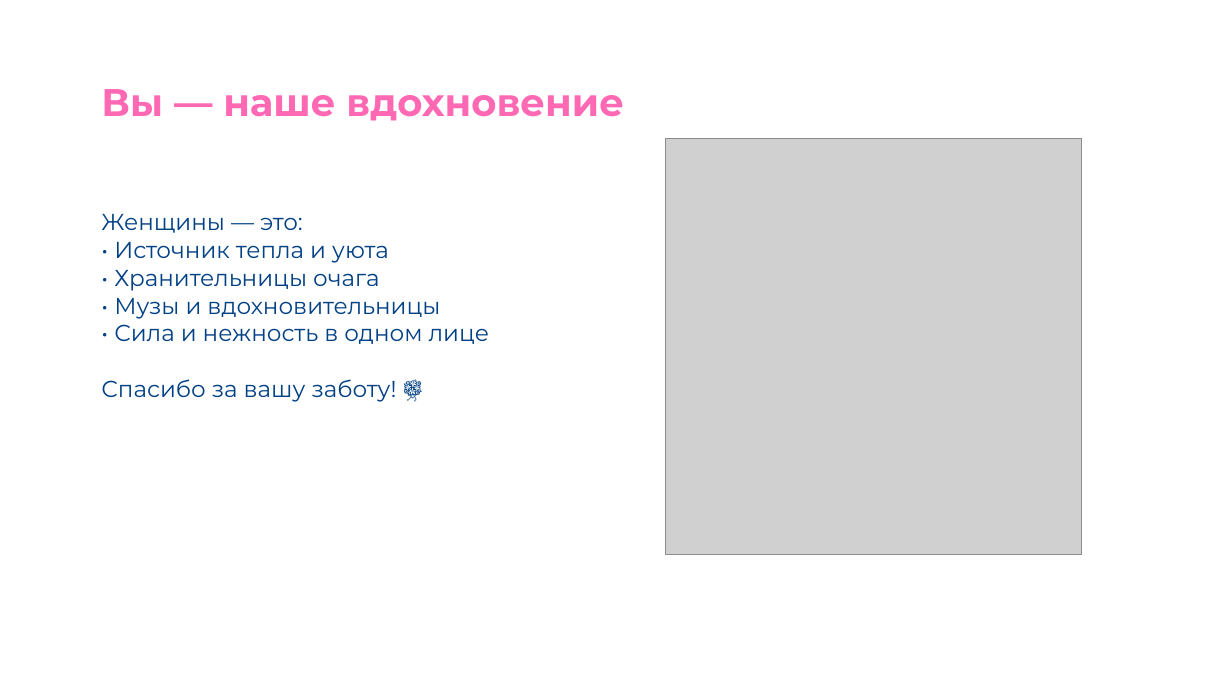
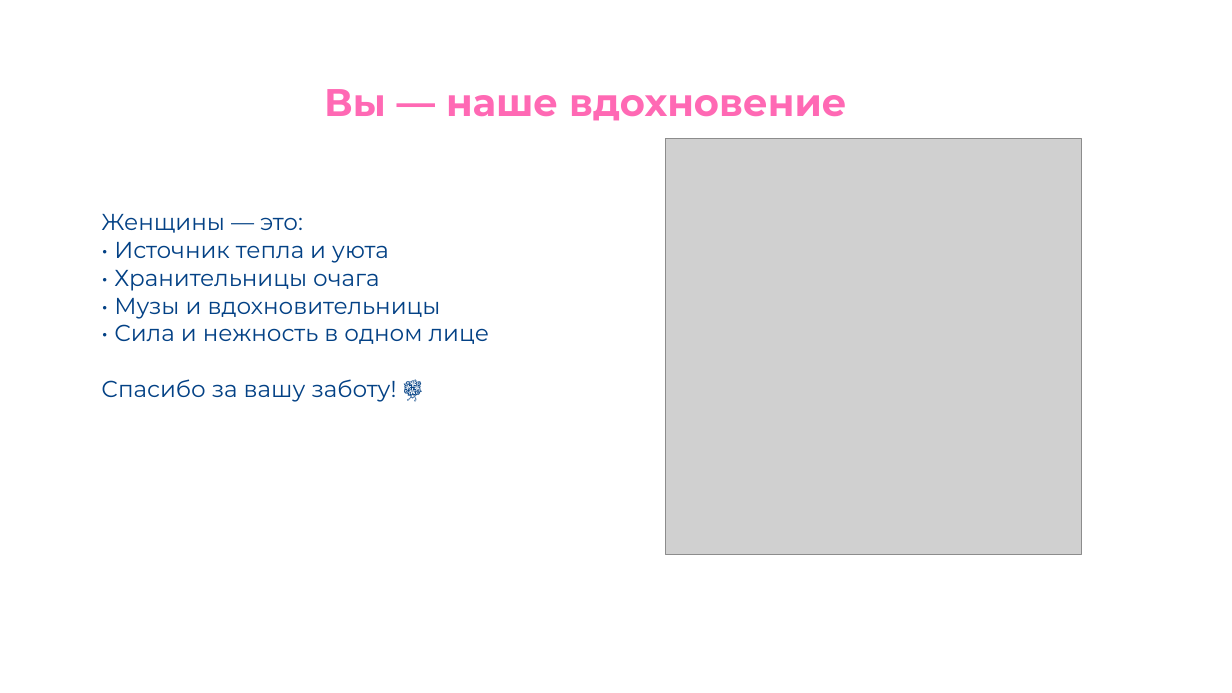
Before and after one commit to ChromeApe/dem.github.io, a slide deck: slide 6 of Prezent 2026.pptx (slide 8 before the commit). Drawn at 1232x693 pixels with LibreOffice and Linux fonts; fonts in the diff are those of the drawing; grey boxes stand for pictures; background and template pictures are left out. Boxes give left, top, right and bottom in pixels: in the first picture for what was removed or moved away, otherwise in the second. Text is boxed around its words. In the diff, an @@ line names an element or a change of style, - is before the commit and + after.

```diff
--- a/Prezent 2026.pptx
+++ b/Prezent 2026.pptx
@@ text "Вы — наше вдохновение": place and size @@
-text "Вы — наше вдохновение" at [101,89,624,121]
+text "Вы — наше вдохновение" at [324,89,847,121]
```
Also in this commit, not shown: 10 other slides changed, 1 slide added, 2 slides removed.
